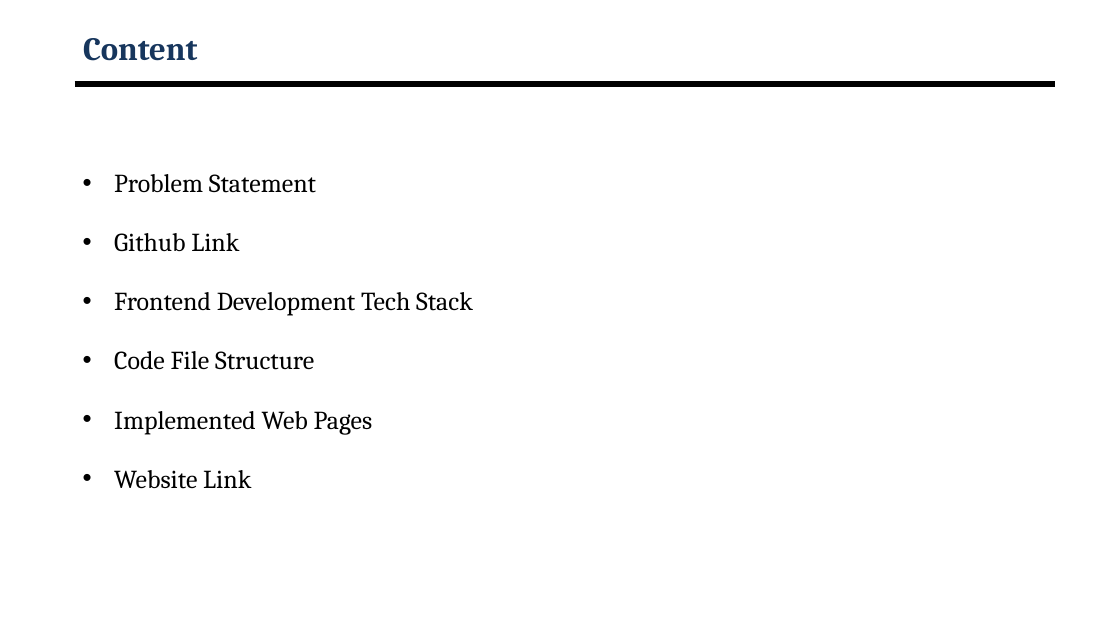
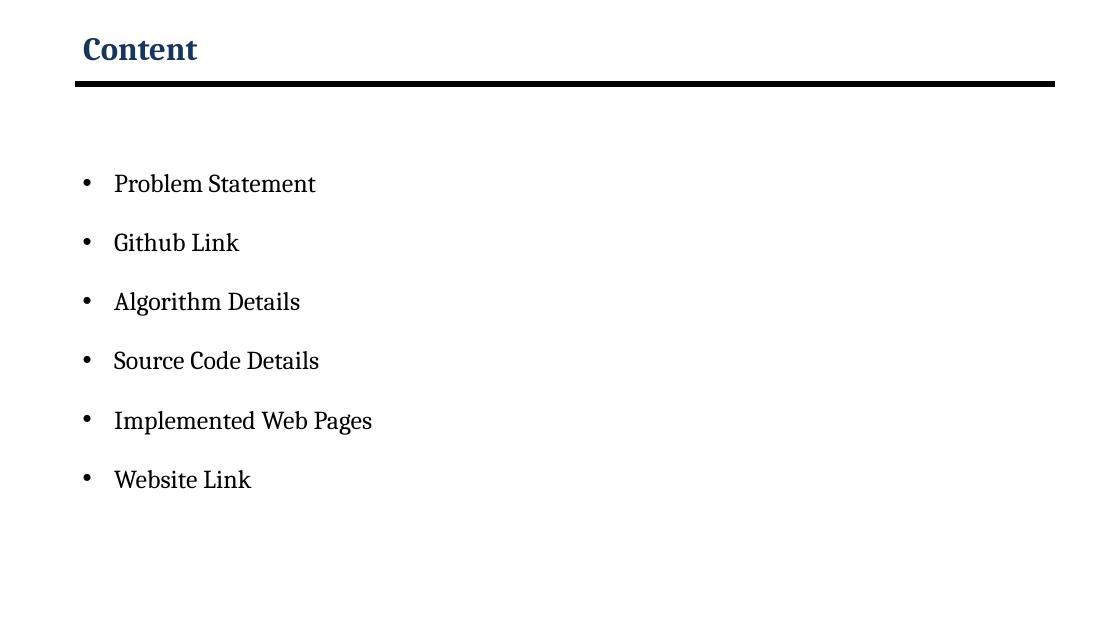
Before and after one commit to SriHari0429/ema-capestone-project, a slide deck: slide 3 of CSE7101-Capstone Project-Review1- TEMPLATE[1].pptx. Drawn at 1120x630 pixels with LibreOffice and Linux fonts; fonts in the diff are those of the drawing; background and template pictures are left out. Boxes give left, top, right and bottom in pixels: in the first picture for what was removed or moved away, otherwise in the second. Text is boxed around its words. In the diff, an @@ line names an element or a change of style, - is before the commit and + after.

```diff
--- a/CSE7101-Capstone Project-Review1- TEMPLATE[1].pptx
+++ b/CSE7101-Capstone Project-Review1- TEMPLATE[1].pptx
@@ text at (x1=114, y1=292, x2=319, y2=370): text changed @@
-• Frontend Development Tech Stack
-• Code File Structure
+• Algorithm Details
+• Source Code Details
```
Also in this commit, not shown: 3 other slides changed, 2 slides added, 1 slide removed, 15 other files.
